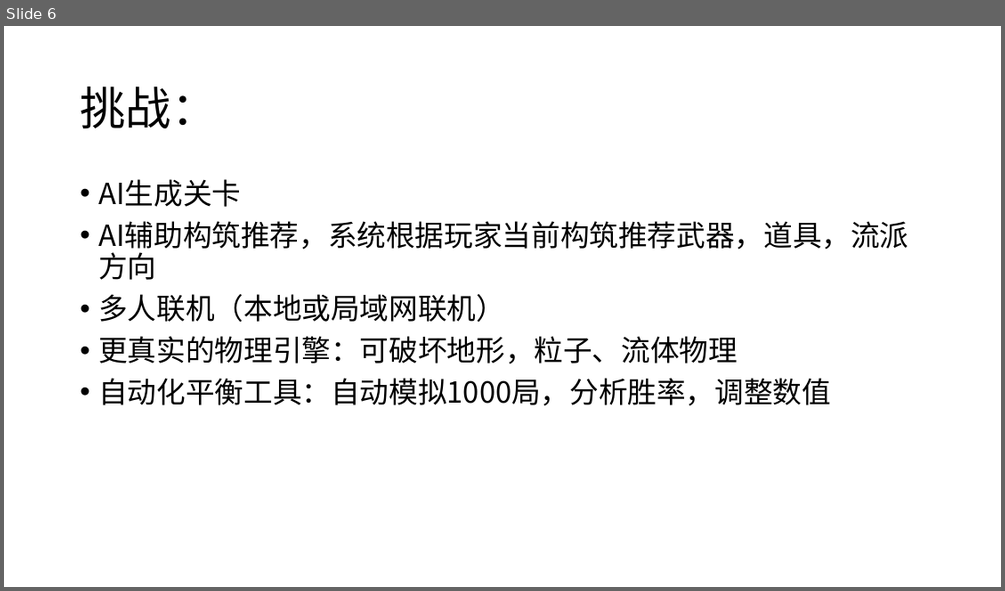
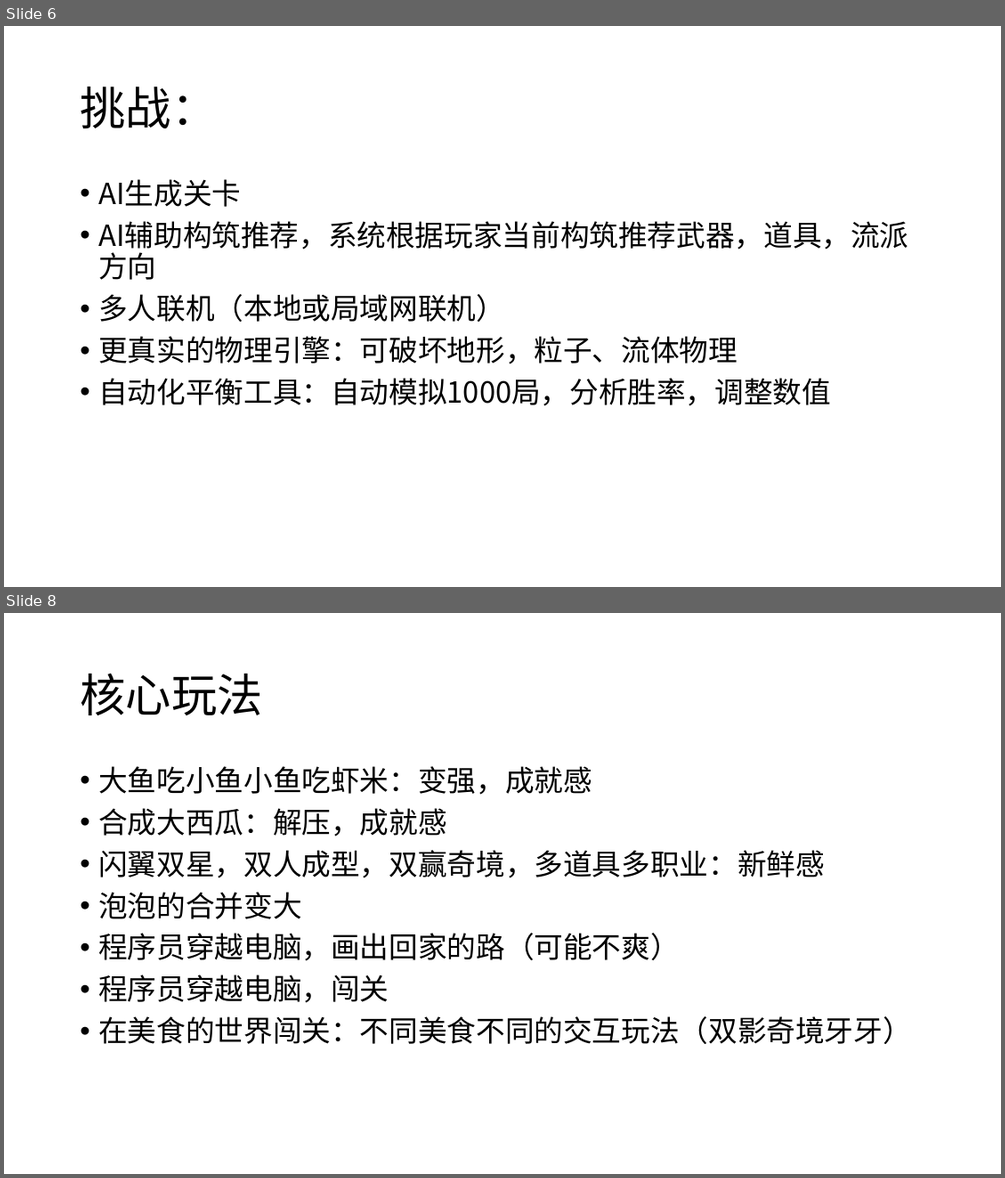
Before and after one commit to dhebhxh/software_engineering, a slide deck: software_engineering.pptx. Shown one above the other, each under a label of ours: slide 6 before the commit, slides 6 and 8 after it; the slides between them are not shown. The pictures are 1005x591 and 1005x1178 pixels, drawn with LibreOffice and Linux fonts; fonts in the diff are those of the drawing. Boxes give left, top, right and bottom in pixels: in the first picture for what was removed or moved away, otherwise in the second. Text is boxed around its words. In the diff, an @@ line names an element or a change of style, - is before the commit and + after.

```diff
--- a/software_engineering.pptx
+++ b/software_engineering.pptx
@@ slide 8 added at (4, 613, 1001, 1174), background #FFFFFF @@
@@ title added at (80, 674, 262, 715), 44 pt, text #000000 @@
+核心玩法
@@ text added at (98, 766, 911, 1044), 28 pt, text #000000 @@
+• 大鱼吃小鱼小鱼吃虾米：变强，成就感
+• 合成大西瓜：解压，成就感
+• 闪翼双星，双人成型，双赢奇境，多道具多职业：新鲜感
+• 泡泡的合并变大
+• 程序员穿越电脑，画出回家的路（可能不爽）
+• 程序员穿越电脑，闯关
+• 在美食的世界闯关：不同美食不同的交互玩法（双影奇境牙牙）
```
Also in this commit, not shown: 3 other slides added, 8 other files.
